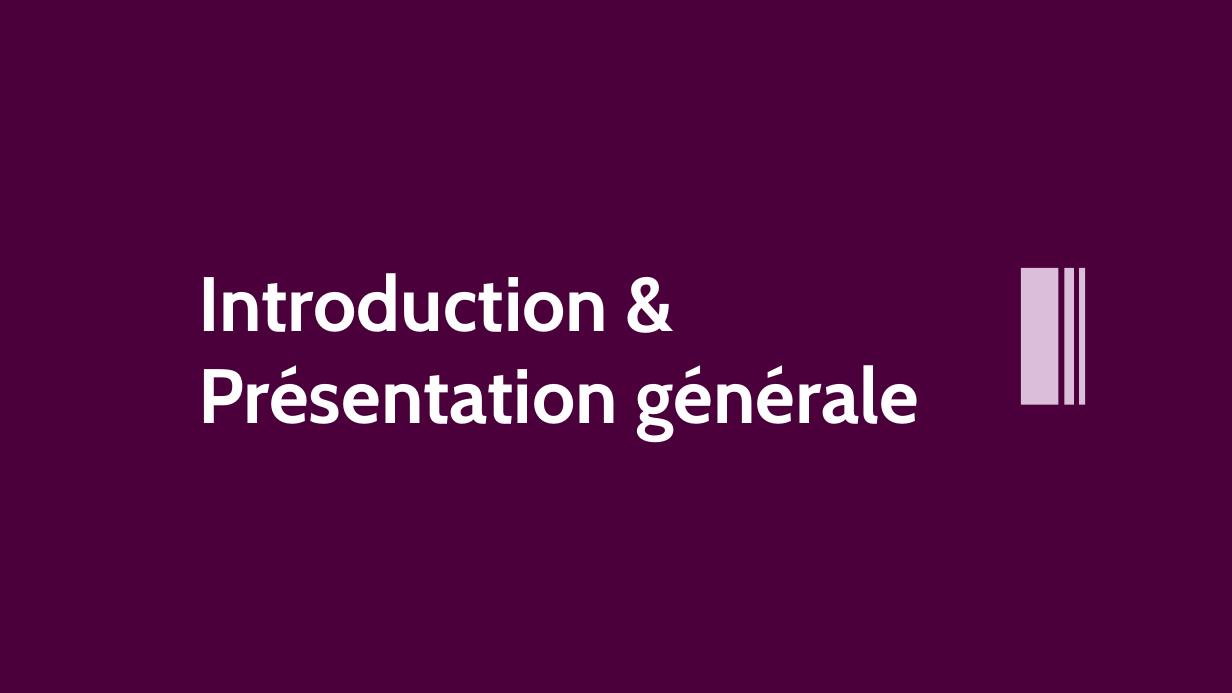
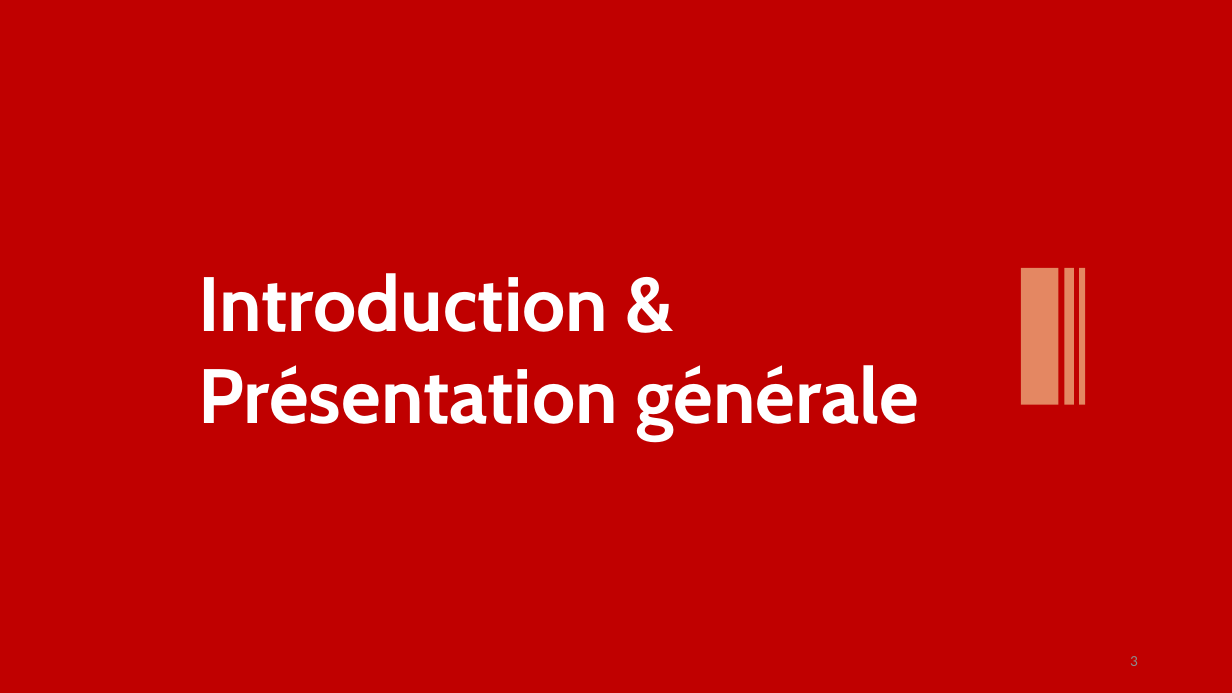
Before and after one commit to web-ai-master/academic-projects, a slide deck: slide 3 of Architecture SGBD/Project/presentation/Presentation-projet-SQLite.pptx. Drawn at 1232x693 pixels with LibreOffice and Linux fonts; fonts in the diff are those of the drawing. Boxes give left, top, right and bottom in pixels: in the first picture for what was removed or moved away, otherwise in the second. Text is boxed around its words. In the diff, an @@ line names an element or a change of style, - is before the commit and + after.

```diff
--- a/Architecture SGBD/Project/presentation/Presentation-projet-SQLite.pptx
+++ b/Architecture SGBD/Project/presentation/Presentation-projet-SQLite.pptx
@@ background #4B003C to #C00000 @@
@@ fill #DBBFDA to #E48762 in 3 elements at (1021,268,1059,405), (1065,268,1074,405), (1080,268,1086,405) @@
@@ page number added at (1130,656,1138,666), 12 pt, text #8C8C8C @@
+3
```
Also in this commit, not shown: 10 other slides changed, 45 slides added, 2 slides removed, 23 other files.
